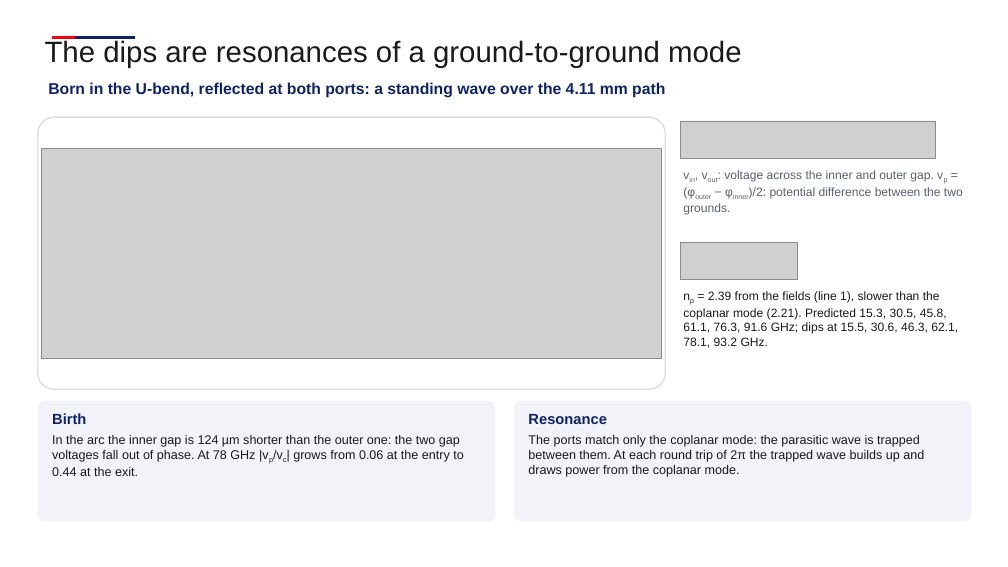
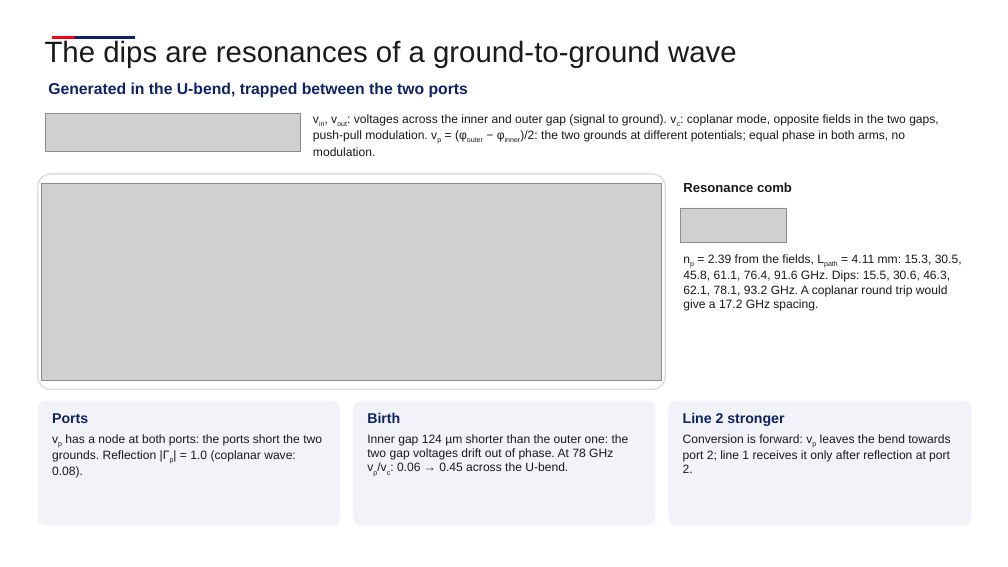
Before and after one commit to andreimuresian/claude, a slide deck: slide 9 of docs/cst/Equalization/Equalisation.pptx (slide 7 before the commit). Drawn at 1008x567 pixels with LibreOffice and Linux fonts; fonts in the diff are those of the drawing; grey boxes stand for pictures; background and template pictures are left out. Boxes give left, top, right and bottom in pixels: in the first picture for what was removed or moved away, otherwise in the second. Text is boxed around its words. In the diff, an @@ line names an element or a change of style, - is before the commit and + after.

```diff
--- a/docs/cst/Equalization/Equalisation.pptx
+++ b/docs/cst/Equalization/Equalisation.pptx
@@ text at bbox=[45, 40, 737, 68]: text changed @@
-The dips are resonances of a ground-to-ground mode
+The dips are resonances of a ground-to-ground wave
@@ text at bbox=[48, 82, 468, 98]: text changed @@
-Born in the U-bend, reflected at both ports: a standing wave over the 4.11 mm path
+Generated in the U-bend, trapped between the two ports
@@ picture: place and size @@
-picture at bbox=[681, 121, 936, 159]
+picture at bbox=[45, 113, 301, 151]
@@ text added at bbox=[313, 114, 939, 156], 11.5 pt, text #1A1A1A @@
+vin, vout: voltages across the inner and outer gap (signal to ground). vc: coplanar mode, opposite fields in the two gaps, push-pull modulation. vp = (φouter − φinner)/2: the two grounds at different potentials; equal phase in both arms, no modulation.
@@ rounded rectangle: place and size @@
-rounded rectangle at bbox=[38, 117, 665, 389]
+rounded rectangle at bbox=[38, 174, 665, 389]
@@ text removed at bbox=[683, 170, 963, 215] @@
-vin, vout: voltage across the inner and outer gap. vp = (φouter − φinner)/2: potential difference between the two grounds.
@@ picture: place and size @@
-picture at bbox=[42, 148, 662, 358]
+picture at bbox=[42, 183, 662, 380]
@@ picture: place and size @@
-picture at bbox=[681, 242, 798, 280]
+picture at bbox=[681, 208, 786, 242]
@@ text added at bbox=[683, 182, 792, 192], 12.5 pt, text #1A1A1A, bold @@
+Resonance comb
@@ text at bbox=[683, 254, 962, 311]: text changed @@
-np = 2.39 from the fields (line 1), slower than the coplanar mode (2.21). Predicted 15.3, 30.5, 45.8, 61.1, 76.3, 91.6 GHz; dips at 15.5, 30.6, 46.3, 62.1, 78.1, 93.2 GHz.
+np = 2.39 from the fields, Lpath = 4.11 mm: 15.3, 30.5, 45.8, 61.1, 76.4, 91.6 GHz. Dips: 15.5, 30.6, 46.3, 62.1, 78.1, 93.2 GHz. A coplanar round trip would give a 17.2 GHz spacing.
@@ rounded rectangle: place and size @@
-rounded rectangle at bbox=[38, 401, 495, 522]
+rounded rectangle at bbox=[38, 401, 340, 526]
@@ text added at bbox=[52, 413, 322, 478], 11.5 pt, text #1A1A1A @@
+Ports
+vp has a node at both ports: the ports short the two grounds. Reflection |Γp| = 1.0 (coplanar wave: 0.08).
@@ rounded rectangle added at bbox=[353, 401, 656, 526], fill #F1F3F8 @@
@@ text "Birth": place and size @@
-text "Birth" at bbox=[52, 413, 464, 476]
+text "Birth" at bbox=[367, 412, 629, 471]
@@ text at bbox=[367, 412, 400, 423]: size 14 to 13.5 pt in "Birth" @@
@@ text removed at bbox=[528, 414, 924, 477] @@
-Resonance
-The ports match only the coplanar mode: the parasitic wave is trapped between them. At each round trip of 2π the trapped wave builds up and draws power from the coplanar mode.
@@ rounded rectangle: place and size @@
-rounded rectangle at bbox=[514, 401, 972, 522]
+rounded rectangle at bbox=[668, 401, 972, 526]
@@ text added at bbox=[683, 412, 950, 473], 11.5 pt, text #1A1A1A @@
+Line 2 stronger
+Conversion is forward: vp leaves the bend towards port 2; line 1 receives it only after reflection at port 2.
@@ text at bbox=[367, 434, 629, 471]: text changed; size 12 to 11.5 pt @@
-In the arc the inner gap is 124 µm shorter than the outer one: the two gap voltages fall out of phase. At 78 GHz |vp/vc| grows from 0.06 at the entry to 0.44 at the exit.
+Inner gap 124 µm shorter than the outer one: the two gap voltages drift out of phase. At 78 GHz vp/vc: 0.06 → 0.45 across the U-bend.
```
Also in this commit, not shown: 4 slides added, 2 slides removed, 22 other files.
